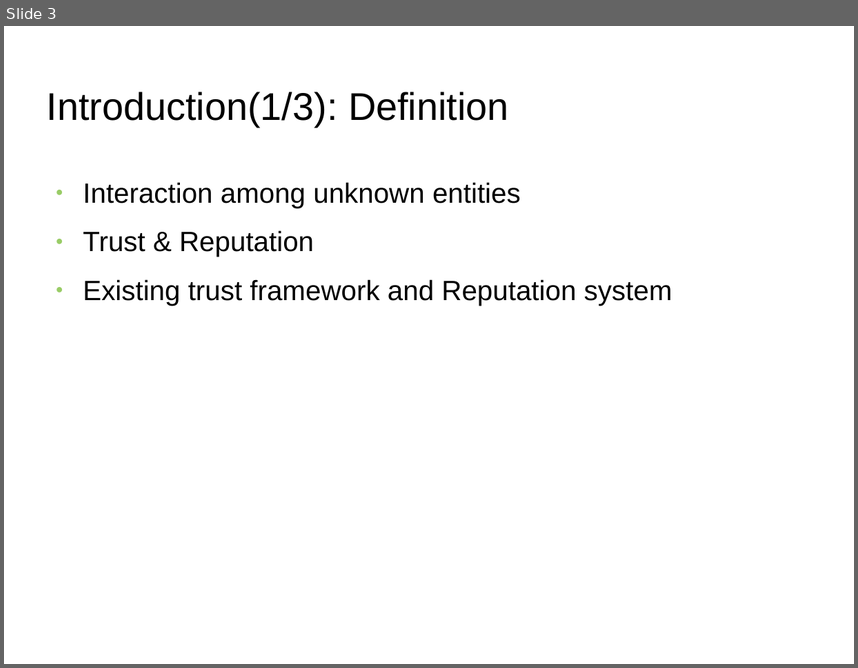
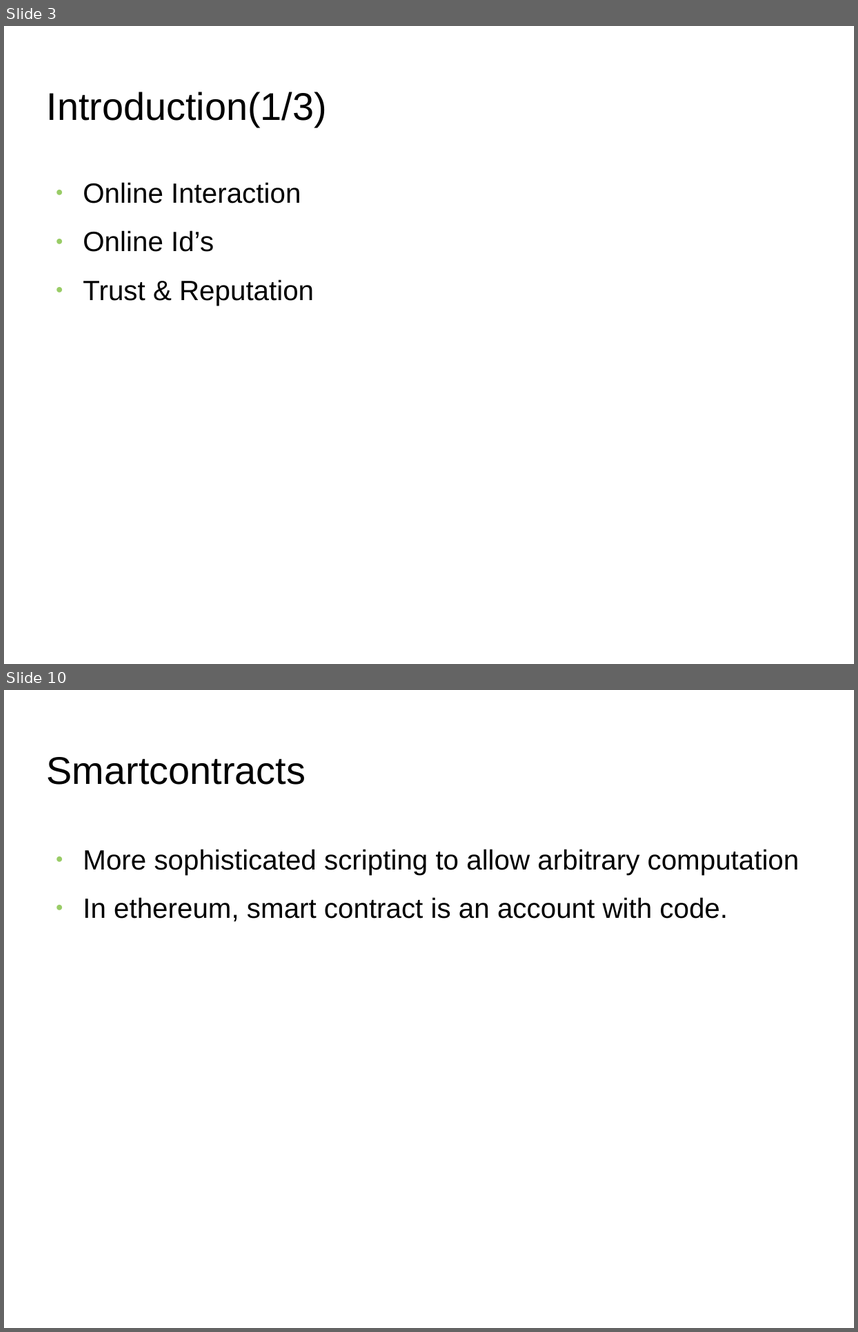
Before and after one commit to s2-t2/blockchain_reputation_system, a slide deck: documents/Presentation/Presentation.odp. Shown one above the other, each under a label of ours: slide 3 before the commit, slides 3 and 10 after it; the slides between them are not shown. The pictures are 858x668 and 858x1332 pixels, drawn with LibreOffice and Linux fonts; fonts in the diff are those of the drawing; background and template pictures are left out. Boxes give left, top, right and bottom in pixels: in the first picture for what was removed or moved away, otherwise in the second. Text is boxed around its words. In the diff, an @@ line names an element or a change of style, - is before the commit and + after.

```diff
--- a/documents/Presentation/Presentation.odp
+++ b/documents/Presentation/Presentation.odp
@@ slide 10 added at [4, 690, 854, 1328], background picture (left out) @@
@@ title added at [47, 757, 306, 785], 36 pt, text #000000 @@
+Smartcontracts
@@ text added at [83, 849, 800, 922], 26 pt, text #000000 @@
+● More sophisticated scripting to allow arbitrary computation
+● In ethereum, smart contract is an account with code.
@@ slide 3 changed as well @@
@@ title at [47, 92, 328, 127]: text changed @@
-Introduction(1/3): Definition
+Introduction(1/3)
@@ text at [83, 182, 301, 252]: text changed @@
-● Interaction among unknown entities
+● Online Interaction
+● Online Id’s
@@ text at [83, 279, 673, 305]: paragraph removed @@
-● Existing trust framework and Reputation system
```
Also in this commit, not shown: 5 other slides changed, 16 other slides added, 5 slides removed, 10 other files.
